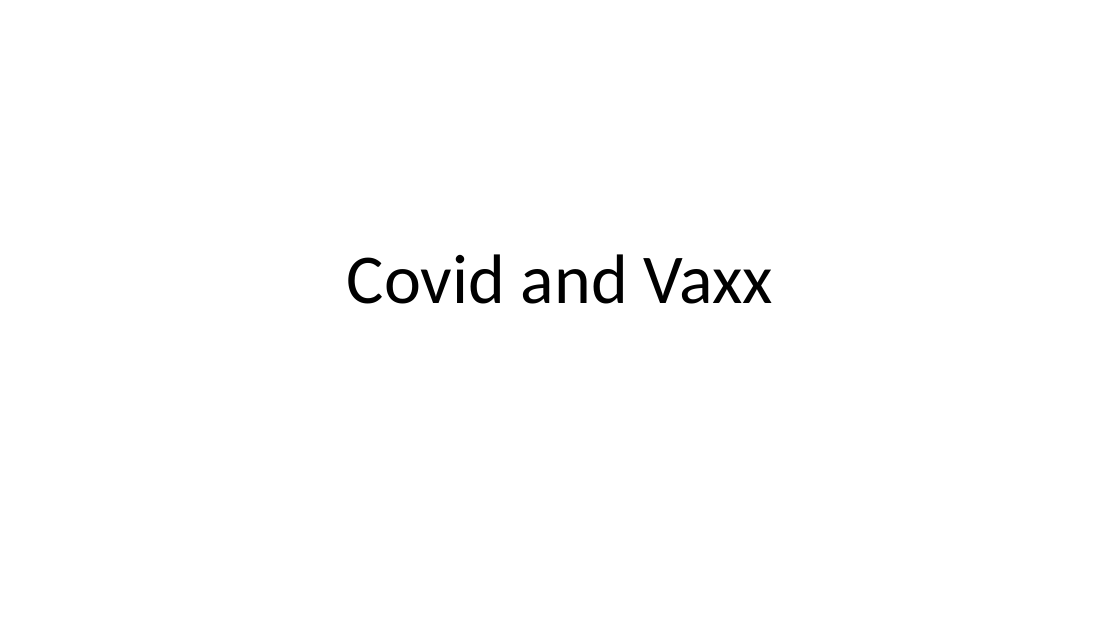
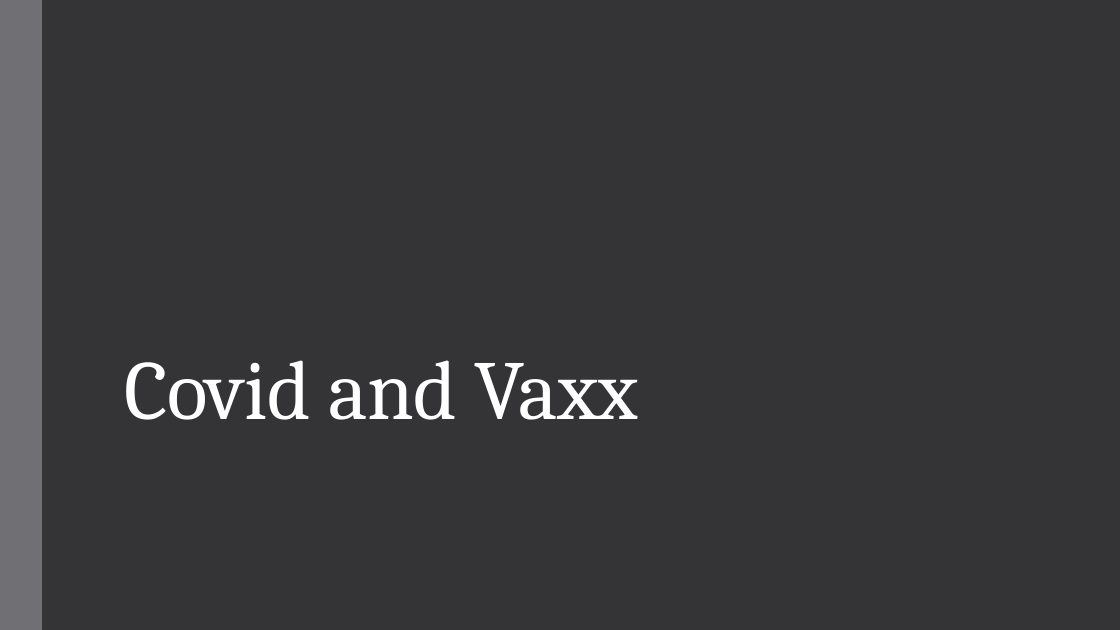
Before and after one commit to mondpanther/datastorieshub, a slide deck: slide 1 of docs/slides/Covid and Vaxx.pptx. Drawn at 1120x630 pixels with LibreOffice and Linux fonts; fonts in the diff are those of the drawing. Boxes give left, top, right and bottom in pixels: in the first picture for what was removed or moved away, otherwise in the second. Text is boxed around its words. In the diff, an @@ line names an element or a change of style, - is before the commit and + after.

```diff
--- a/docs/slides/Covid and Vaxx.pptx
+++ b/docs/slides/Covid and Vaxx.pptx
@@ background #FFFFFF to #353537 @@
@@ rectangle added at (0, 0, 42, 630), fill #6F6F74 @@
@@ title "Covid and Vaxx": place and size @@
-title "Covid and Vaxx" at (347, 254, 773, 304)
+title "Covid and Vaxx" at (124, 360, 639, 420)
@@ title "Covid and Vaxx" at (124, 360, 639, 420): size 60 to 72 pt, font Calibri to Cambria, text colour #000000 to #FFFFFF, letter spacing 0 to -0.5 pt; alignment centre to left; line spacing 0.9 to 0.85 @@
```
Also in this commit, not shown: 1 other slide changed, 1 slide added, 9 other files.
